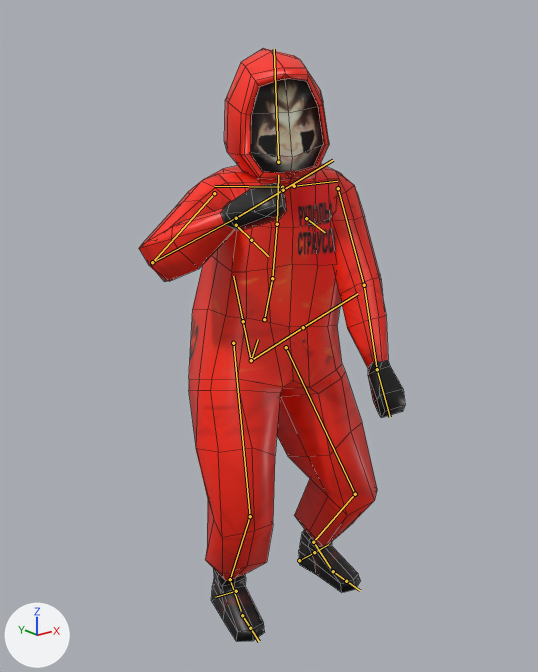
What one commit did to the FBX model assets/models/animations/Hip_Hop_Dancing.fbx.
One viewpoint serves both versions: a 50 mm lens placed at (-1.92, -2.15, 2.07), pointed at (-0.19, 0.01, 1.2). Every picture has the same lights, and +X, +Y and +Z are marked at lower left. The first picture is the older version. Both versions are drawn at frame 131 of the action 'mixamo.com'; the numbers are the values there. The bones that change, and the others that lie on the model, are drawn over the model as lines. Mesh edges are drawn as thin lines.

Objects in the first picture: 'Male_4'.
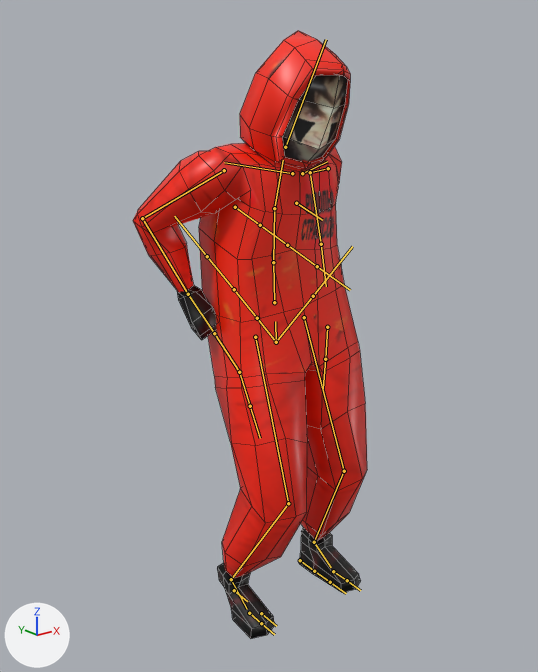
Pixel boxes (x1, y1, x2, y2) of what changed, in the pictures (538 x 672 px):
'Male_4', posed (12% narrower): before (139, 48, 405, 642); after (133, 31, 367, 639)
bone 'spine.001', root to tip: before (264, 319) to (272, 278); after (274, 302) to (273, 262)
bone 'spine.002', root to tip: before (272, 278) to (277, 224); after (273, 262) to (274, 208)
bone 'spine.003', root to tip: before (277, 224) to (278, 175); after (274, 208) to (283, 160)
bone 'spine.004', root to tip: before (278, 162) to (274, 49); after (285, 147) to (326, 39)
bone 'shoulder.L', root to tip: before (294, 186) to (337, 181); after (302, 173) to (327, 161)
bone 'upper_arm.L', root to tip: before (338, 188) to (364, 285); after (328, 168) to (310, 172)
bone 'forearm.L', root to tip: before (364, 285) to (377, 369); after (310, 172) to (321, 244)
bone 'hand.L', root to tip: before (377, 369) to (390, 417); after (321, 244) to (326, 286)
bone 'shoulder.R', root to tip: before (282, 187) to (214, 186); after (292, 173) to (224, 162)
bone 'upper_arm.R', root to tip: before (214, 193) to (152, 262); after (224, 170) to (142, 218)
bone 'forearm.R', root to tip: before (152, 262) to (236, 218); after (142, 218) to (188, 294)
bone 'hand.R', root to tip: before (236, 218) to (283, 190); after (188, 294) to (214, 333)
bone 'thigh.L', root to tip: before (286, 347) to (355, 494); after (304, 317) to (344, 471)
bone 'shin.L', root to tip: before (355, 494) to (313, 542); after (344, 471) to (314, 542)
bone 'foot.L', root to tip: before (313, 542) to (330, 568); after (314, 542) to (331, 567)
bone 'heel.02.L', root to tip: before (299, 560) to (314, 552); after (300, 560) to (314, 571)
bone 'thigh.R', root to tip: before (233, 343) to (250, 516); after (255, 337) to (288, 503)
bone 'shin.R', root to tip: before (250, 516) to (230, 579); after (288, 503) to (231, 579)
bone 'foot.R', root to tip: before (230, 579) to (241, 611); after (231, 579) to (247, 609)
bone 'heel.02.R', root to tip: before (236, 591) to (215, 597); after (234, 590) to (247, 601)

The change in detail:
Object 'metarig' (bone_rig_object) moves from (-0.504, 0.044, -0.125) to (0.136, -0.055, -0.083).
Object 'metarig' (bone_rig_object) turns from (-2, 13, -10) to (-4, -10, -5) degrees about its own x, y and z.
Bone 'spine.001' (bone_spine_001) turns from (1, -5, 4) to (0, 1, -6) degrees about its own x, y and z.
Bone 'spine.002' (bone_spine_002) turns from (6, -1, 6) to (10, 0, -3) degrees about its own x, y and z.
Bone 'spine.003' (bone_spine_003) turns from (6, -1, 6) to (10, 0, -3) degrees about its own x, y and z.
Bone 'spine.004' (bone_spine_004) turns from (-1, -5, 7) to (3, 3, -4) degrees about its own x, y and z.
Bone 'shoulder.L' (bone_shoulder_l) turns from (-6, 4, -7) to (-1, 1, -1) degrees about its own x, y and z.
Bone 'upper_arm.L' (bone_upper_arm_l) turns from (40, 34, -43) to (-58, 28, -74) degrees about its own x, y and z.
Bone 'forearm.L' (bone_forearm_l) turns from (3, 0, -3) to (95, 5, -8) degrees about its own x, y and z.
Bone 'hand.L' (bone_hand_l) turns from (-1, 41, 9) to (-7, 80, -1) degrees about its own x, y and z.
Bone 'shoulder.R' (bone_shoulder_r) turns from (-3, -2, 2) to (1, 0, 4) degrees about its own x, y and z.
Bone 'upper_arm.R' (bone_upper_arm_r) turns from (37, 6, 24) to (-43, -44, 88) degrees about its own x, y and z.
Bone 'forearm.R' (bone_forearm_r) turns from (107, -6, 7) to (72, -3, 7) degrees about its own x, y and z.
Bone 'hand.R' (bone_hand_r) turns from (5, 21, -8) to (22, -47, -25) degrees about its own x, y and z.
Bone 'thigh.L' (bone_thigh_l) turns from (-17, -17, -23) to (-10, 1, 5) degrees about its own x, y and z.
Bone 'shin.L' (bone_shin_l) turns from (47, 11, -4) to (30, -8, -4) degrees about its own x, y and z.
Bone 'foot.L' (bone_foot_l) turns from (-27, -8, 9) to (-16, -7, 6) degrees about its own x, y and z.
Bone 'heel.02.L' (bone_heel_02_l) turns from (0, 0, 0) to (-4, 0, -90) degrees about its own x, y and z.
Bone 'thigh.R' (bone_thigh_r) turns from (-17, 3, -6) to (-15, 3, 12) degrees about its own x, y and z.
Bone 'shin.R' (bone_shin_r) turns from (40, 2, -10) to (38, -12, 5) degrees about its own x, y and z.
Bone 'foot.R' (bone_foot_r) turns from (-21, -3, 3) to (-21, 5, -6) degrees about its own x, y and z.
Bone 'heel.02.R' (bone_heel_02_r) turns from (0, 0, 0) to (-1, 0, 90) degrees about its own x, y and z.
